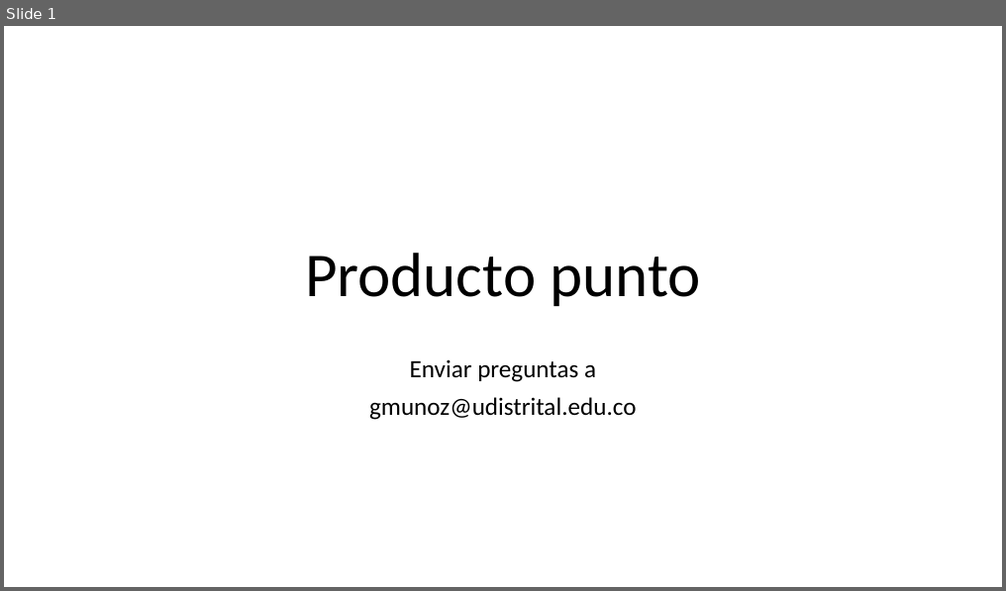
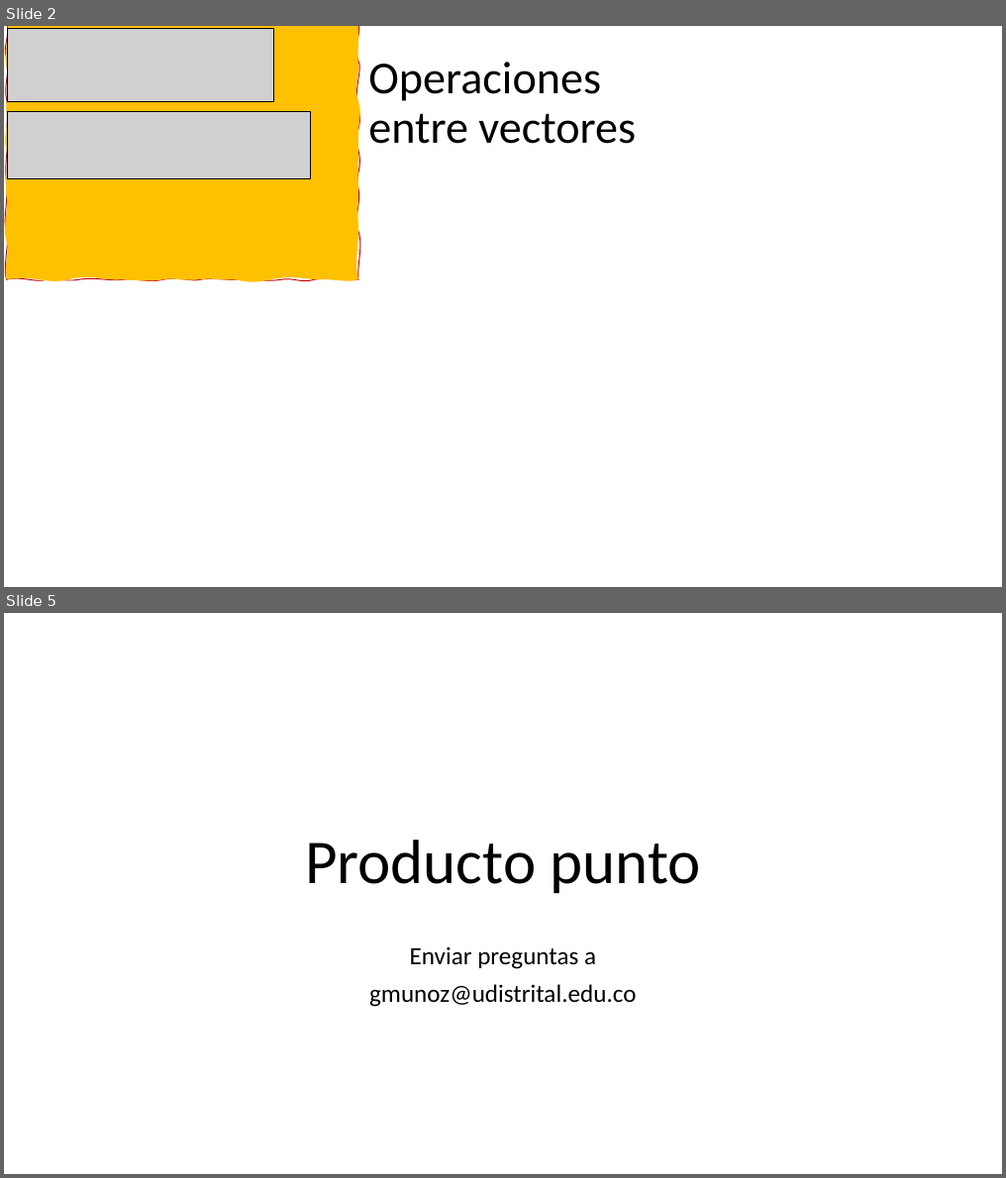
Before and after one commit to GerardoMunoz/PresentacionesAlgebraLineal, a slide deck: Prod_punto_coseno.pptx. Shown one above the other, each under a label of ours: slide 1 before the commit, slides 2 and 5 after it; the slides between them are not shown. The pictures are 1006x591 and 1006x1178 pixels, drawn with LibreOffice and Linux fonts; fonts in the diff are those of the drawing; grey boxes stand for pictures. Boxes give left, top, right and bottom in pixels: in the first picture for what was removed or moved away, otherwise in the second. Text is boxed around its words. In the diff, an @@ line names an element or a change of style, - is before the commit and + after.

```diff
--- a/Prod_punto_coseno.pptx
+++ b/Prod_punto_coseno.pptx
@@ slide 2 added at [4, 26, 1002, 587], background #FFFFFF @@
@@ freeform shape added at [7, 26, 358, 279], fill #FFC000, outline #C00000 1 pt @@
@@ picture added at [7, 29, 273, 102] @@
@@ title added at [368, 62, 636, 144], 48.5 pt, text #000000 @@
+Operaciones entre vectores
@@ picture added at [7, 111, 311, 179] @@
@@ what was slide 1 is now slide 5 @@
```
Also in this commit, not shown: 3 slides changed, 27 other slides added, 6 slides removed.
